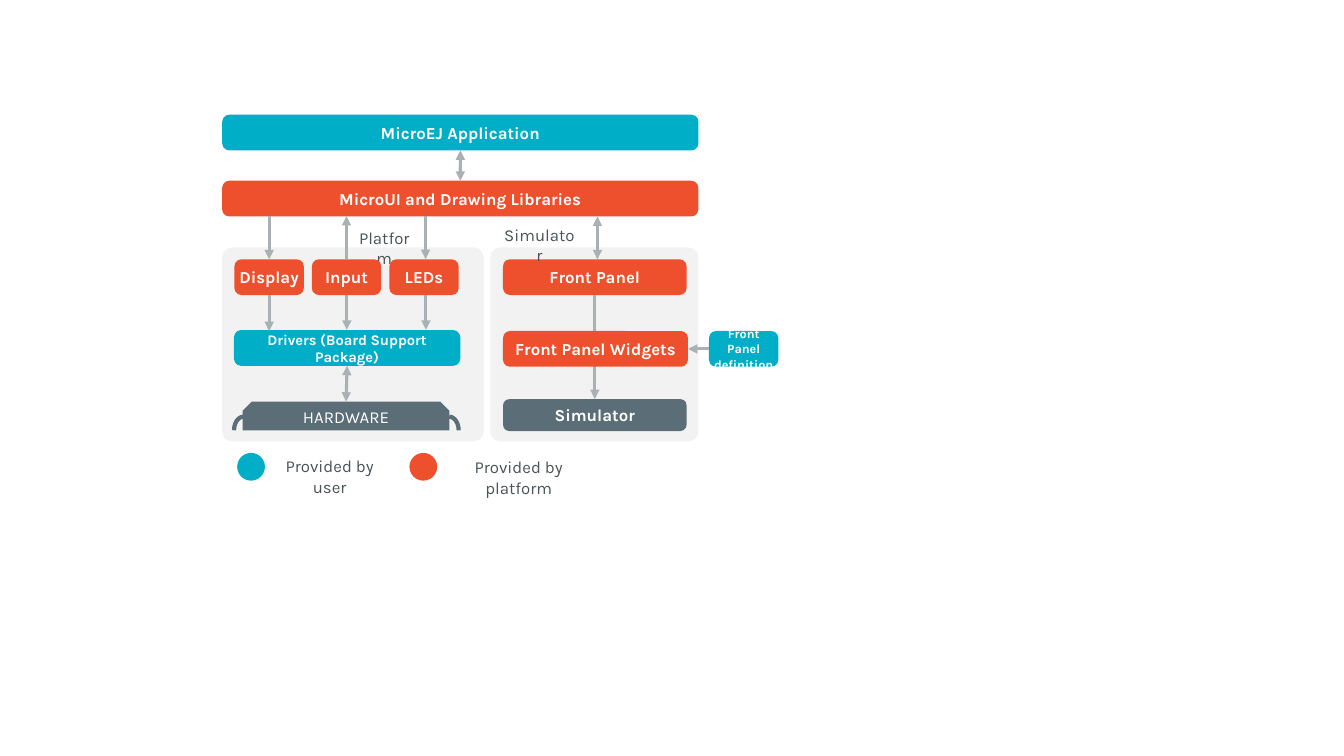
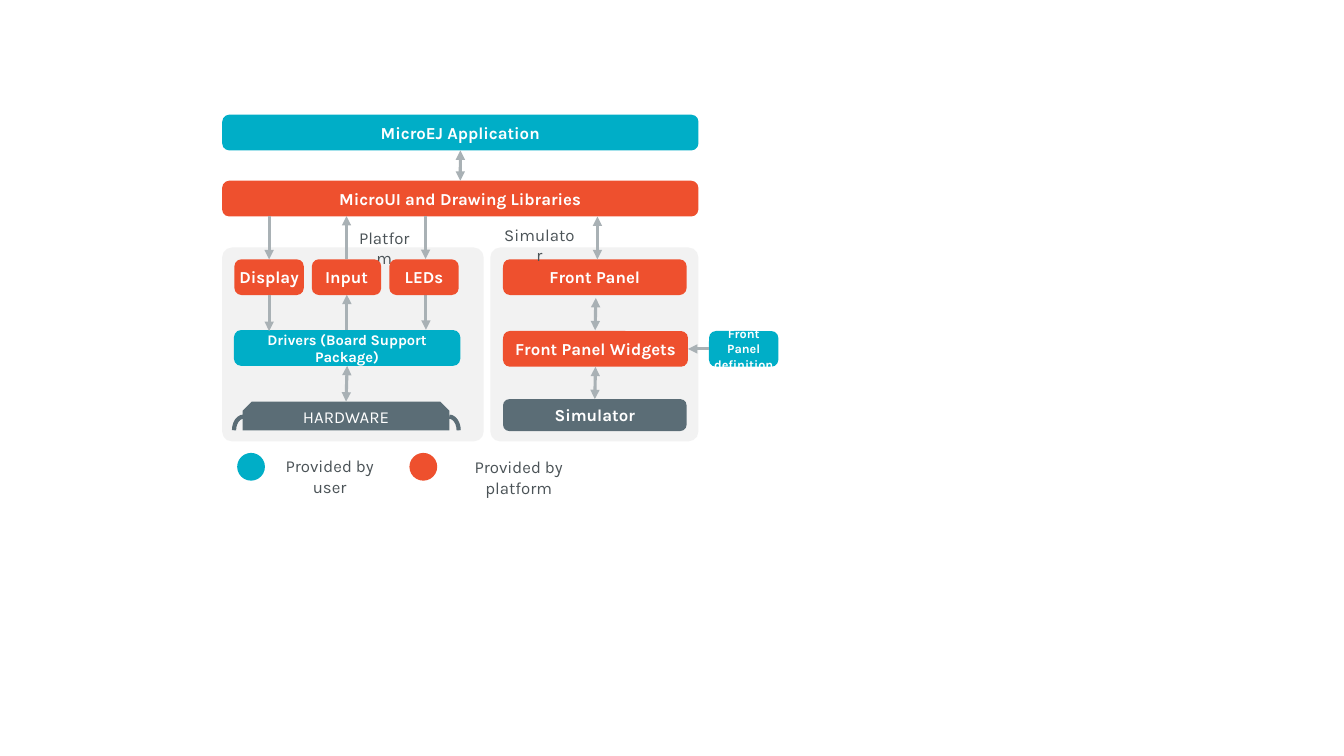
Before and after one commit to MicroEJ/docs, a slide deck: slide 1 of PlatformDeveloperGuide/images/java-c-ui-interface.pptx. Drawn at 1344x756 pixels with LibreOffice and Linux fonts; fonts in the diff are those of the drawing. Boxes give left, top, right and bottom in pixels: in the first picture for what was removed or moved away, otherwise in the second. Text is boxed around its words. In the diff, an @@ line names an element or a change of style, - is before the commit and + after.

```diff
--- a/PlatformDeveloperGuide/images/java-c-ui-interface.pptx
+++ b/PlatformDeveloperGuide/images/java-c-ui-interface.pptx
@@ arrow (347, 330) - (347, 294): arrowheads changed @@
@@ double arrow added from (595, 331) to (596, 298), #A9B1B5 2.25 pt @@
@@ arrow moved from (595, 399) - (595, 295) to (595, 399) - (596, 367) @@
@@ arrow (595, 399) - (596, 367): arrow to double arrow @@
```
Also in this commit, not shown: 1 other file.
